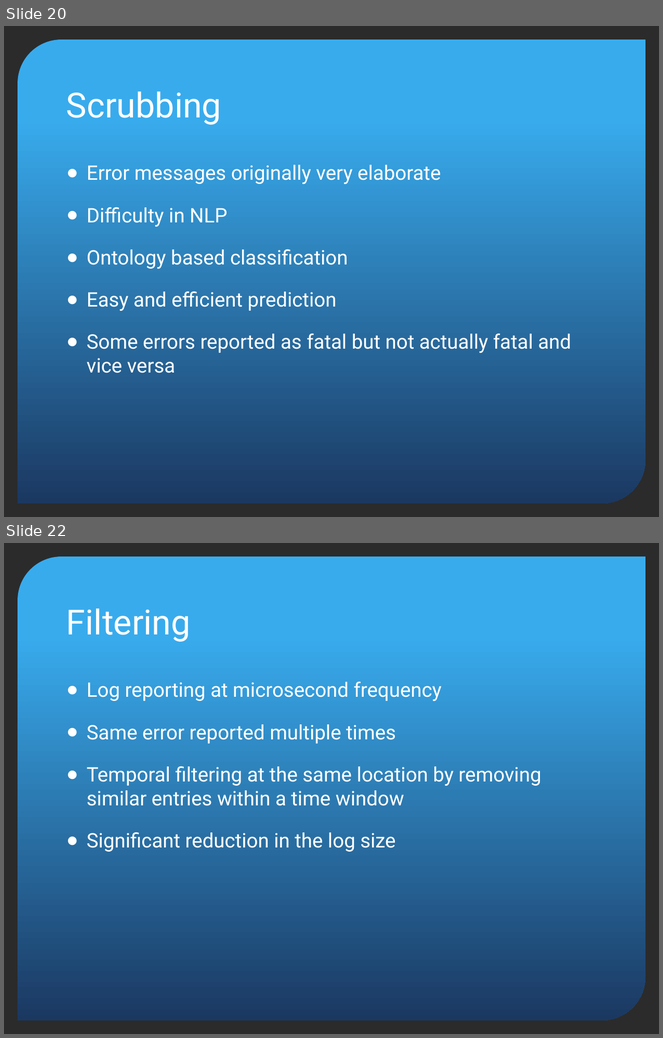
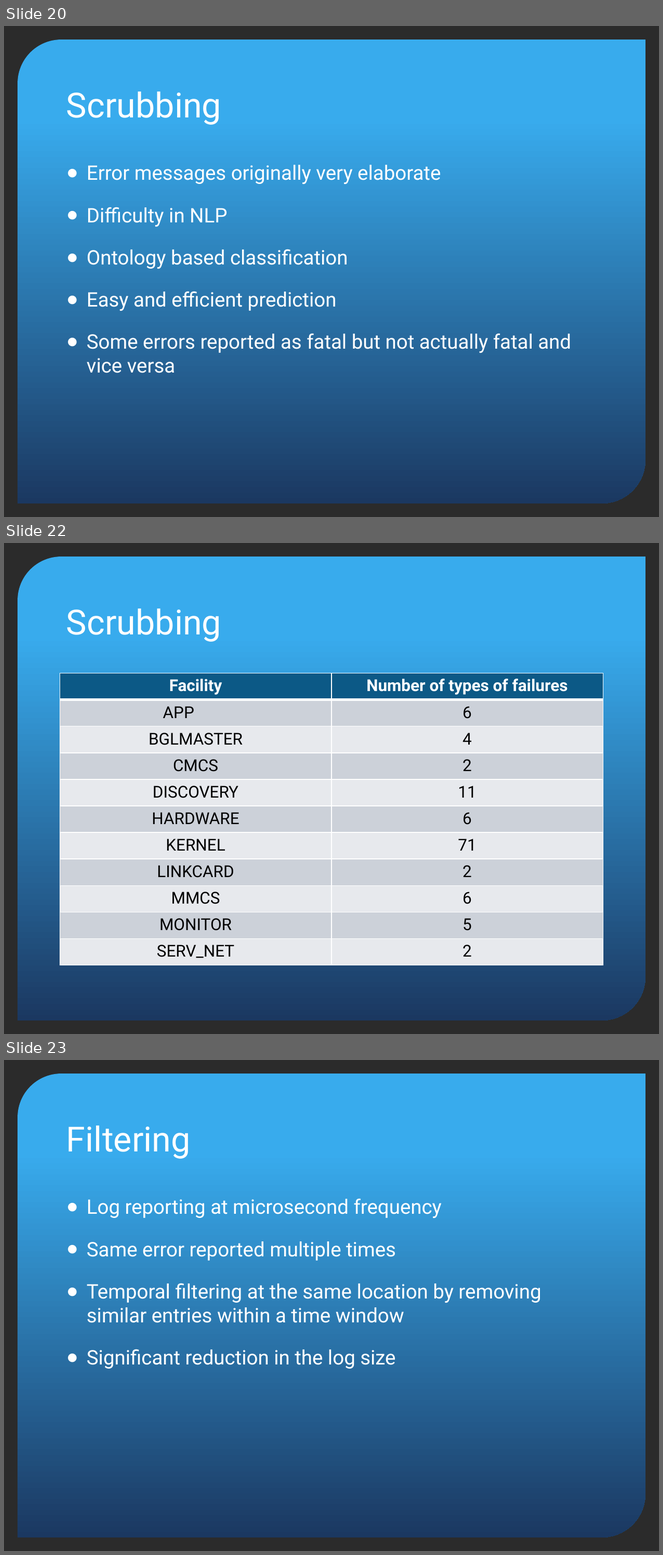
Before and after one commit to ChinmaySKulkarni/Cloud-Healing, a slide deck: report/BTech_Project.pptx. Shown one above the other, each under a label of ours: slides 20 and 22 before the commit, slides 20, 22 and 23 after it; the slides between them are not shown. The pictures are 663x1038 and 663x1555 pixels, drawn with LibreOffice and Linux fonts; fonts in the diff are those of the drawing; background and template pictures are left out; a plain dark background stands for a picture behind light text. Boxes give left, top, right and bottom in pixels: in the first picture for what was removed or moved away, otherwise in the second. Text is boxed around its words. In the diff, an @@ line names an element or a change of style, - is before the commit and + after.

```diff
--- a/report/BTech_Project.pptx
+++ b/report/BTech_Project.pptx
@@ slide 22 added at [4, 543, 659, 1034], background picture (left out); not listed: 1 template element that a slide beside it also shows @@
@@ title added at [66, 609, 221, 642], 38 pt, text #FFFFFF @@
+Scrubbing
@@ table added at [60, 674, 604, 966], 11 rows, 2 columns @@
+Facility | Number of types of failures
+APP | 6
+BGLMASTER | 4
+CMCS | 2
+DISCOVERY | 11
+HARDWARE | 6
+KERNEL | 71
+LINKCARD | 2
+MMCS | 6
+MONITOR | 5
+SERV_NET | 2
@@ what was slide 22 is now slide 23 @@
```
Also in this commit, not shown: 6 slides changed, 4 other slides added, 1 slide removed, 12 other files.
